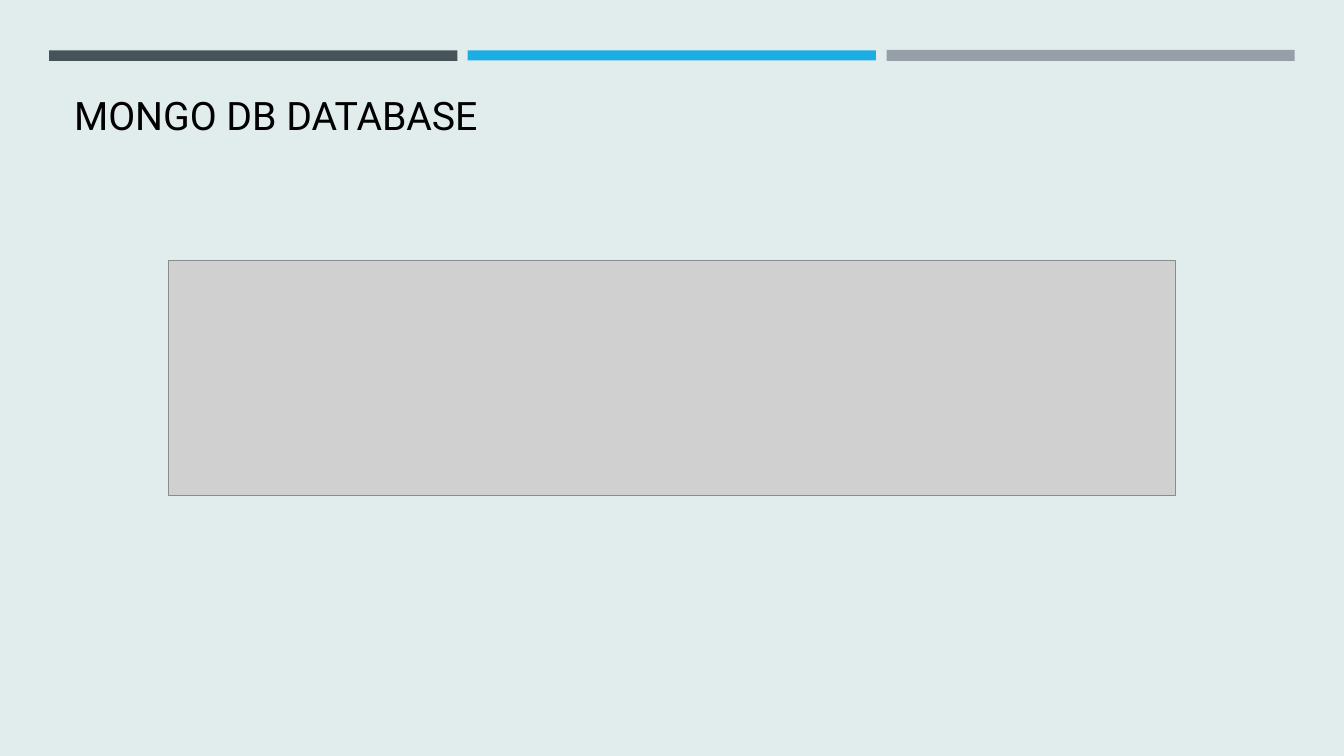
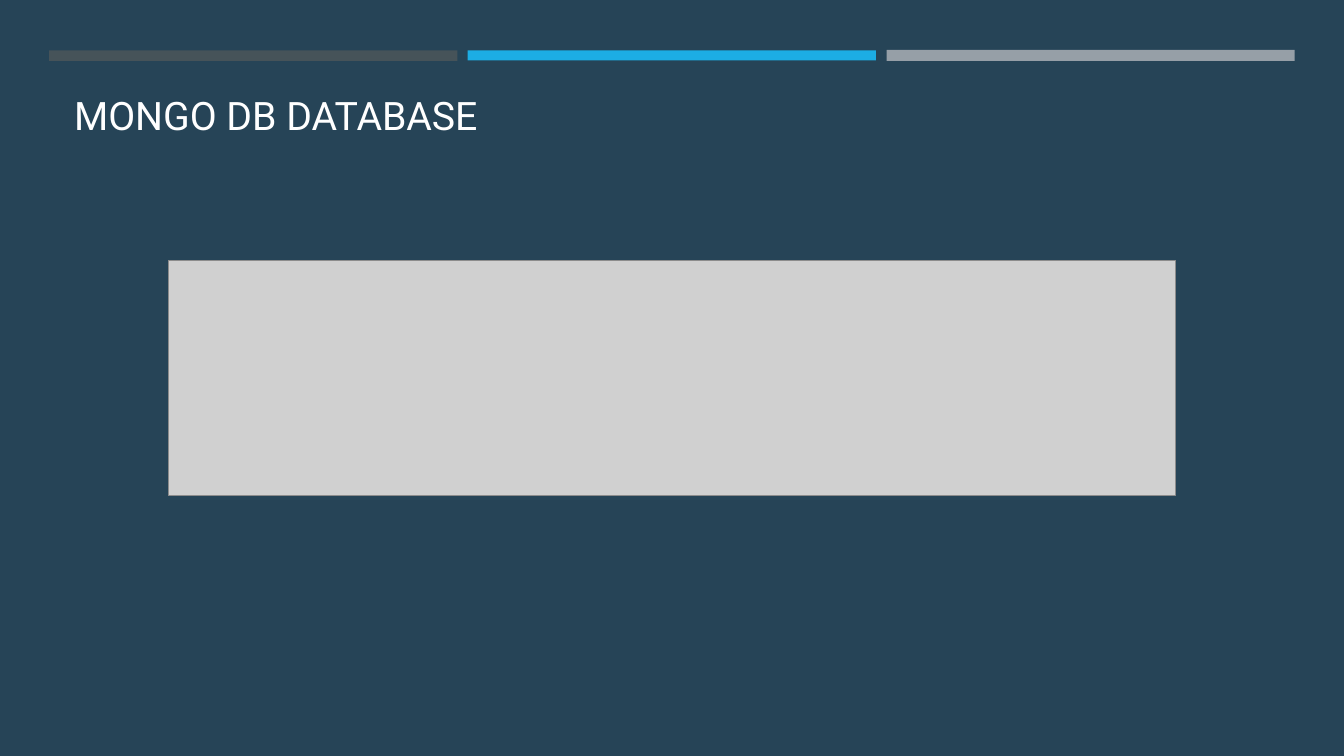
Before and after one commit to HSD-BDAT/BDAT1007_Social_Mining_02, a slide deck: slide 10 of BDAT 1007 Social Data Mining Techniques.pptx (slide 9 before the commit). Drawn at 1344x756 pixels with LibreOffice and Linux fonts; fonts in the diff are those of the drawing; grey boxes stand for pictures. Boxes give left, top, right and bottom in pixels: in the first picture for what was removed or moved away, otherwise in the second. Text is boxed around its words. In the diff, an @@ line names an element or a change of style, - is before the commit and + after.

```diff
--- a/BDAT 1007 Social Data Mining Techniques.pptx
+++ b/BDAT 1007 Social Data Mining Techniques.pptx
@@ background #E0EDEC to #264457 @@
@@ title "MONGO DB DATABASE" at <box>74,101,477,131</box>: text colour #000000 to #FFFFFF @@
```
Also in this commit, not shown: 10 other slides changed, 6 slides added, 5 other files.
